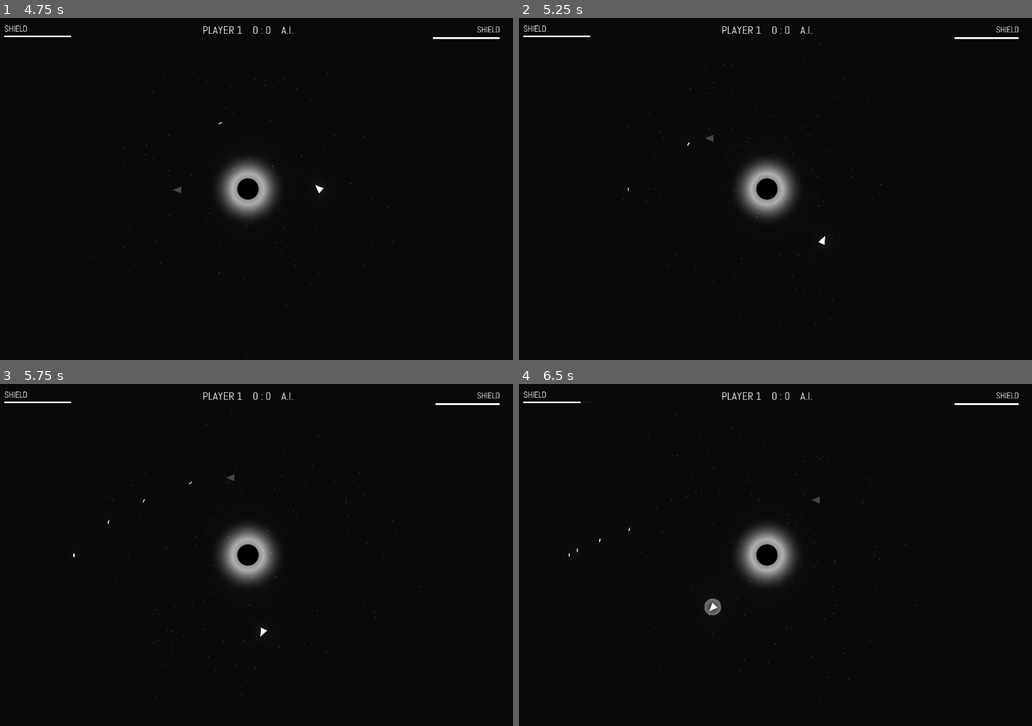
Above: before the commit, frames 1-4 (two rows, left to right).
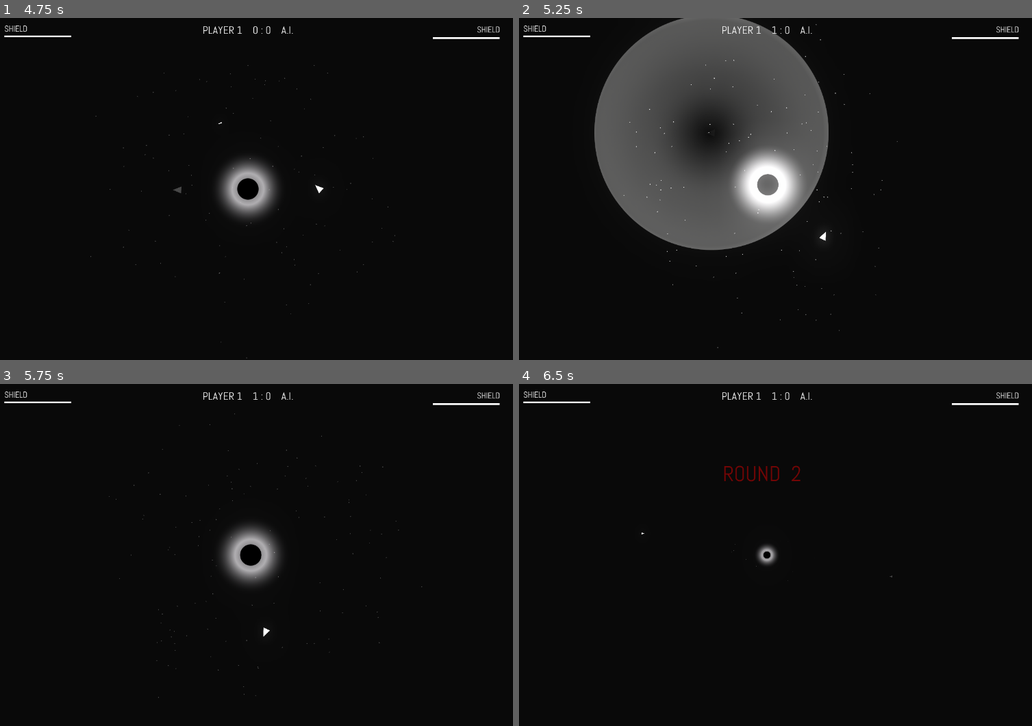
Above: after the commit, the same moments.

Repository: jhysek/gargantua-arena
Game: Godot game, scene res://Menu.tscn
The game is run twice, just before and just after one commit, with the same random seed, the same clock (stepped at 60 frames per second) and the same inputs. Sound files missing from this copy of the repository are replaced by a short silence.
Inputs (mouse positions are in pixels of both pictures, inside the frame that each line leads up to):
- Up to frame 1 (4.75 s): click "FIGHT" at 0.5 s; tap Enter (ui_accept) at 1.25, 2.1, 2.27, 2.57, 2.75, 3.77, 4.07 s; move the mouse to (220, 257) at 1.27 s; hold Enter (ui_accept) 1.28-2.03 s; hold Up (ui_up) 1.28-2.78 s; tap W (ui_shield_B) at 1.35, 2.3, 2.85, 3.6 s; move the mouse to (410, 240) at 2.02 s; move the mouse to (82, 137) at 2.77 s; hold Enter (ui_accept) 2.78-3.53 s; hold Left (ui_left) 2.78-4.28 s; move the mouse to (277, 189) at 3.52 s; move the mouse to (164, 103) at 4.27 s; hold Down (ui_down) from 4.28 s (still down); hold Enter (ui_accept) from 4.28 s (still down)
- Up to frame 2 (5.25 s): move the mouse to (888, 171) at 5.02 s; release Down (ui_down) at 5.03 s; release Enter (ui_accept) at 5.03 s; hold Right (ui_right) from 5.03 s (still down); tap W (ui_shield_B) at 5.1 s
- Up to frame 3 (5.75 s): keep holding Right (ui_right); tap Enter (ui_accept) at 5.27, 5.57 s
- Up to frame 4 (6.5 s): move the mouse to (657, 572) at 5.77 s; release Right (ui_right) at 5.78 s; hold Up (ui_up) from 5.78 s (still down); hold Enter (ui_accept) from 5.78 s (still down); tap W (ui_shield_B) at 5.85 s

Frame 1 is identical in both runs. In frame 2, 24% of the frame differs, in the area x 14-85%, y 0-98%; in frame 3, 0.5%; in frame 4, 2.1%.

Commit message:
AI is more crazy now

Diff:
--- a/Components/Ship/AI.gd
+++ b/Components/Ship/AI.gd
@@ -1,14 +1,18 @@
 extends Object
 
 var ship
+var bullets
 var game
 
-var decision_cooldown = 0.2
-
-var rotation_target
 var actions = {}
 
-var bullets
+var waiting_cooldown = 0
+var decision_cooldown = 0.2
+var rotation_cooldown = 0
+var rotation_target
+var rotating = false
+var target_decision_cooldown = 0.2
+
 
 func _init(controlled_ship, played_game):
 
@@ -21,16 +25,30 @@
 	if Stats.round_no == 1:
 		decision_cooldown = 0.4
 
+	target_decision_cooldown = decision_cooldown
+
 	ship = controlled_ship
 	game = played_game
 	bullets = ship.get_node("/root/Game/Bullets")
 
 
 func process(delta):
+	if ship.dead:
+		return
+
+	if waiting_cooldown > 0:
+		waiting_cooldown -= delta
+
+	if rotation_cooldown > 0:
+		rotation_cooldown -= delta
+		if rotation_cooldown <= 0:
+			release('left')
+			release('right')
+
 	if decision_cooldown > 0:
 		decision_cooldown -= delta
 	else:
-		decision_cooldown = 0.2
+		decision_cooldown = target_decision_cooldown
 		calculate_actions(delta)
 
 		if is_action_just_pressed("shield") and ship.shield_power > 0:
@@ -39,11 +57,17 @@
 		if is_action_just_released('shield'):
 			ship.lower_shield()
 
+
 		if !ship.shield_raised and is_action_just_pressed("fire"):
 			ship.fire()
 
+		reset_actions()
 
-		reset_actions()
+	if is_action_pressed("left"):
+		ship.rotation -= 2 * PI * delta
+
+	if is_action_pressed("right"):
+		ship.rotation += 2 * PI * delta
 
 
 func is_action_just_pressed(action):
@@ -72,11 +96,14 @@
 
 
 func calculate_actions(delta):
+	if ship.dead:
+		return
+
 	var taken_action = null
 	var safe_space = true
 
 	for bullet in bullets.get_children():
-		if abs(ship.position.distance_to(bullet.position)) < 120:
+		if abs(ship.position.distance_to(bullet.position)) < 80 + (randi() % 50):
 			safe_space = false
 			press('shield')
 
@@ -86,9 +113,24 @@
 	if safe_space:
 		random_attacking_maneuvr()
 
+func random_rotation():
+	rotation_cooldown = rand_range(0.3, 1)
+	if randi() % 2 == 0:
+		press('left')
+	else:
+		press('right')
 
 func random_attacking_maneuvr():
-	var action_no = randi() % 10
+	if waiting_cooldown > 0:
+		return
 
-	if action_no < 4:
+	var action_no = randi() % 4
+
+	if action_no < 2:
 	  press('fire')
+
+	if action_no == 2:
+		random_rotation()
+
+	if action_no == 3:
+		waiting_cooldown = 2
--- a/Components/Ship/Ship.gd
+++ b/Components/Ship/Ship.gd
@@ -104,7 +104,7 @@
 	move_and_collide(velocity * speed * delta)
 
 func raise_shield():
-	if !dead and shield_power > 0:
+	if !dead and shield_power > 0 and !shield_raised:
 		$ShieldRaisedSfx.play()
 		shield_raised = true
 		$Shield.show()
--- a/Game.tscn
+++ b/Game.tscn
@@ -336,7 +336,7 @@
 font_data = ExtResource( 6 )
 _sections_unfolded = [ "Font", "Settings" ]
 
-[node name="Game" type="Node2D" index="0"]
+[node name="Game" type="Node2D"]
 
 script = ExtResource( 1 )
 
--- a/Menu.tscn
+++ b/Menu.tscn
@@ -284,7 +284,7 @@
 adjustment_saturation = 1.0
 _sections_unfolded = [ "Glow" ]
 
-[node name="Menu" type="Node2D"]
+[node name="Menu" type="Node2D" index="0"]
 
 script = ExtResource( 1 )
 __meta__ = {
@@ -696,7 +696,7 @@
 [node name="AudioStreamPlayer" type="AudioStreamPlayer" parent="." index="4"]
 
 stream = ExtResource( 6 )
-volume_db = 5.0
+volume_db = 0.0
 autoplay = true
 mix_target = 0
 bus = "Master"
